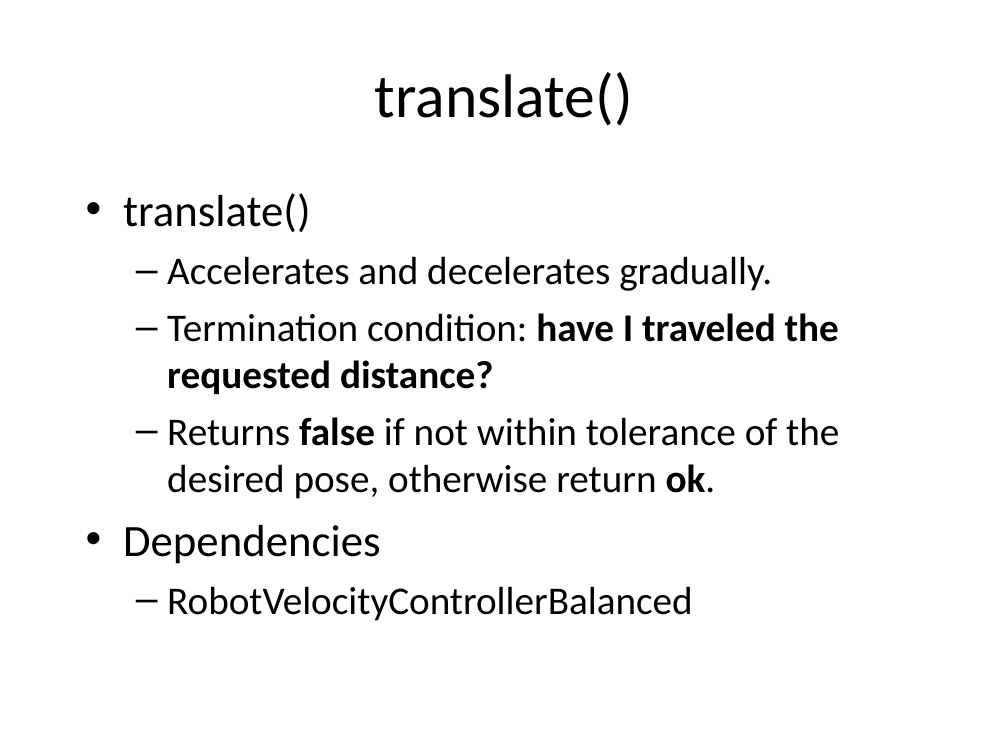
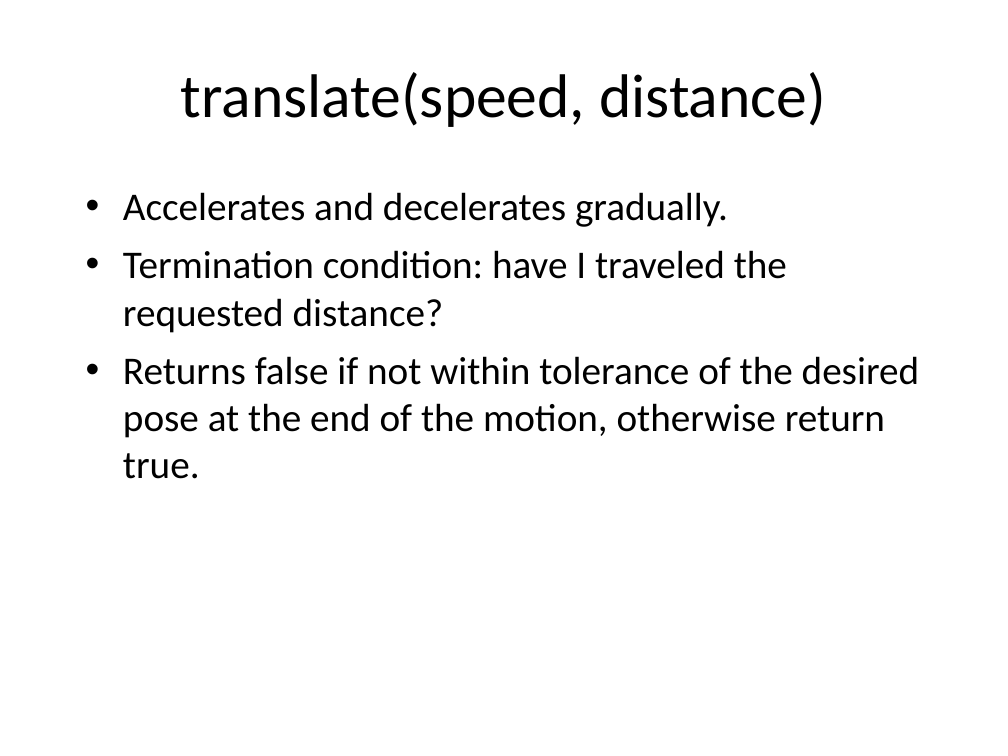
Before and after one commit to nforrester/6.141_labs, a slide deck: slide 4 of Other/RSS Lab 2 Presentation.ppt. Drawn at 1008x756 pixels with LibreOffice and Linux fonts; fonts in the diff are those of the drawing. Boxes give left, top, right and bottom in pixels: in the first picture for what was removed or moved away, otherwise in the second. Text is boxed around its words. In the diff, an @@ line names an element or a change of style, - is before the commit and + after.

Commit message:
presentation

```diff
--- a/Other/RSS Lab 2 Presentation.ppt
+++ b/Other/RSS Lab 2 Presentation.ppt
@@ text at (181, 72, 826, 127): text changed @@
-translate()
+translate(speed, distance)
@@ text at (123, 193, 311, 232): paragraph removed @@
-• translate()
@@ text at (123, 192, 787, 333): bold off in "have I traveled the requested distance?"; bullet – to •; list level 2 to 1 in "Accelerates and decelerates gradually."; list level 2 to 1 in "Termination condition: have I traveled ..." @@
@@ text at (123, 356, 920, 479): text changed @@
-  – Returns false if not within tolerance of the desired pose, otherwise return ok.
-• Dependencies
-  – RobotVelocityControllerBalanced
+• Returns false if not within tolerance of the desired pose at the end of the motion, otherwise return true.
```
Also in this commit, not shown: 2 other slides changed, 6 slides added, 3 slides removed.
